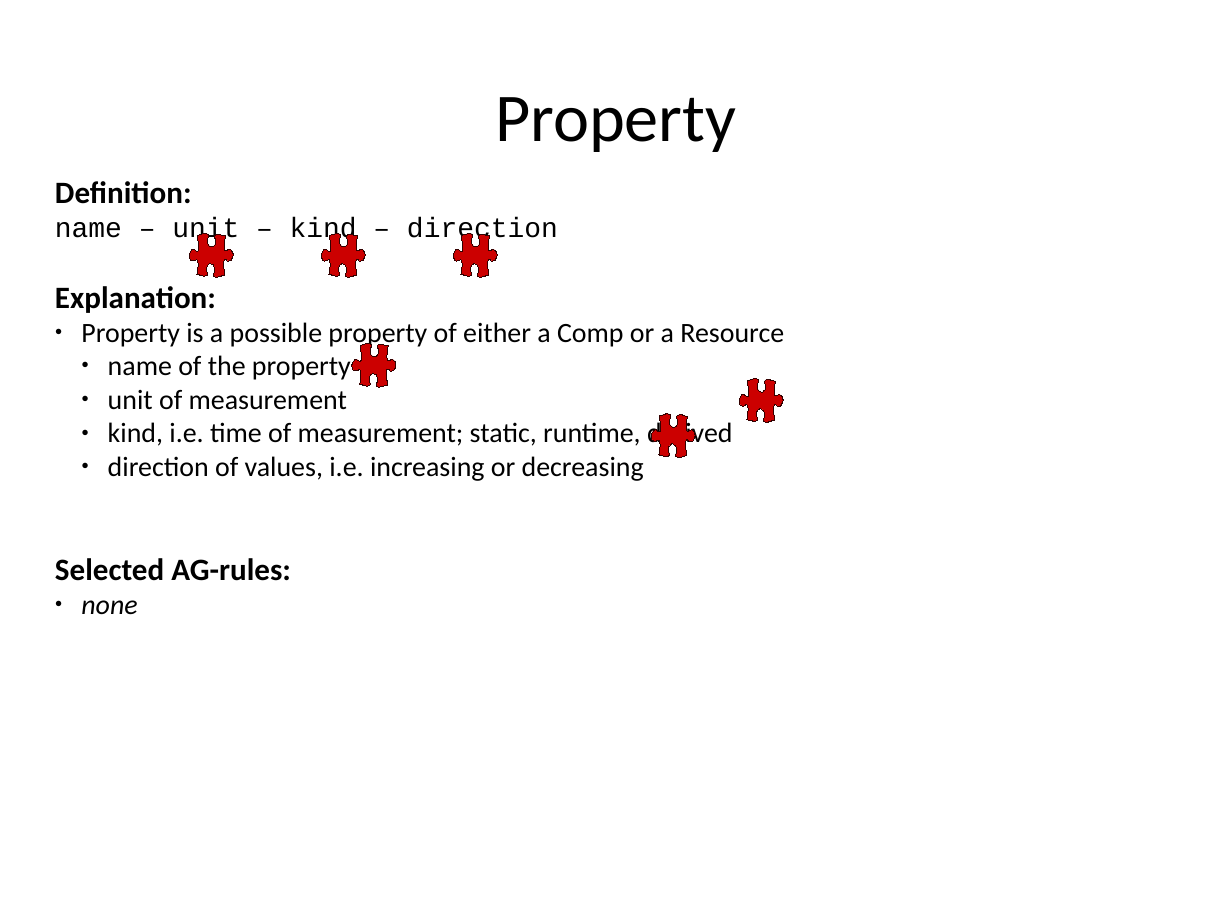
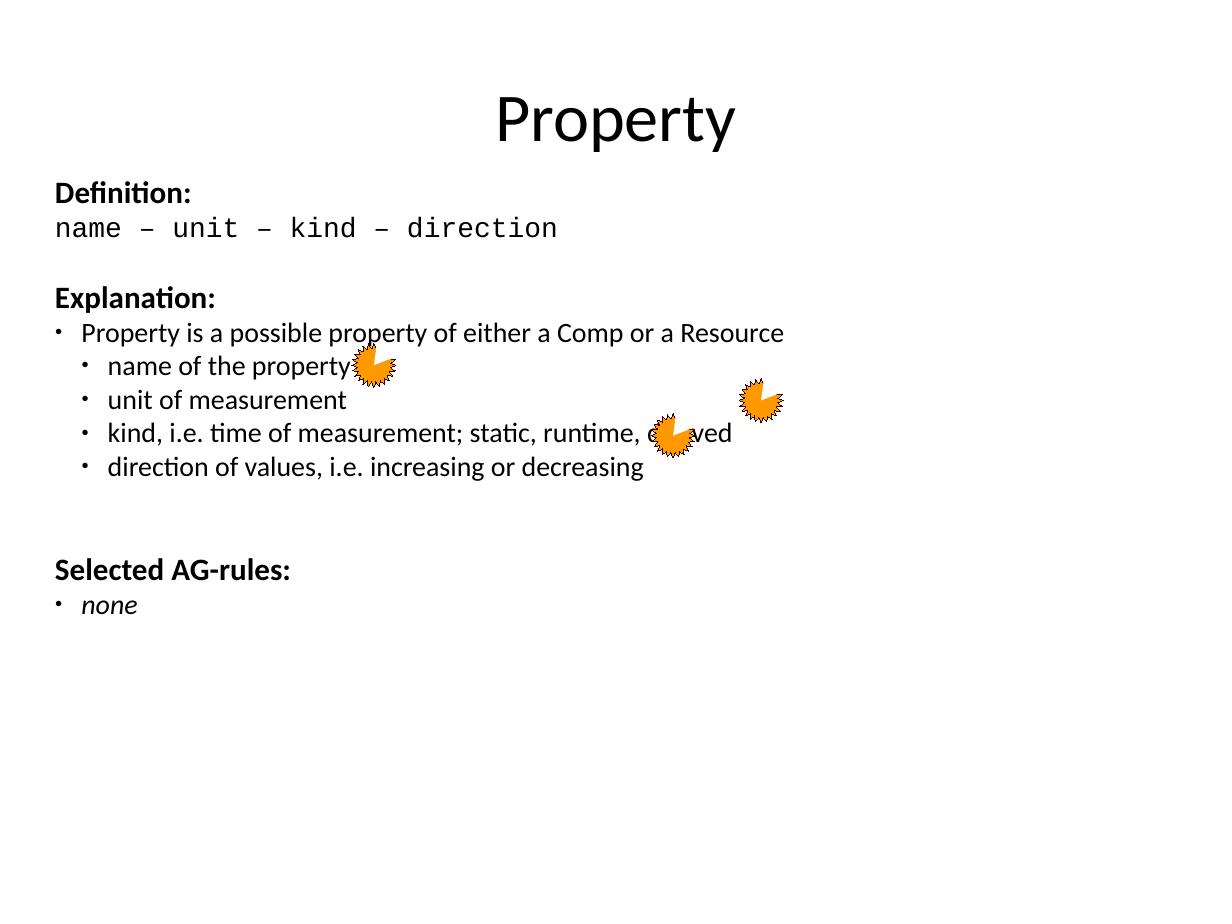
Before and after one commit to rene-schoene/racr-mquat, a slide deck: slide 27 of doc/the-model.odp. Drawn at 1232x924 pixels with LibreOffice and Linux fonts; fonts in the diff are those of the drawing. Boxes give left, top, right and bottom in pixels: in the first picture for what was removed or moved away, otherwise in the second. Text is boxed around its words. In the diff, an @@ line names an element or a change of style, - is before the commit and + after.

```diff
--- a/doc/the-model.odp
+++ b/doc/the-model.odp
@@ freeform shape removed at (189, 234, 233, 277) @@
@@ freeform shape removed at (321, 234, 364, 277) @@
@@ freeform shape removed at (454, 234, 497, 277) @@
@@ pie slice (boxed as its full ellipse) added at (351, 342, 398, 389), fill #FFFFFF @@
@@ pie slice (boxed as its full ellipse) added at (738, 377, 785, 424), fill #FFFFFF @@
@@ pie slice (boxed as its full ellipse) added at (650, 413, 696, 459), fill #FFFFFF @@
@@ fill #CC0000 to #FF9900; outline redrawn in 3 elements at (352, 343, 396, 387), (739, 379, 783, 423), (652, 414, 695, 457) @@
```
Also in this commit, not shown: 5 other slides changed, 1 other file.
